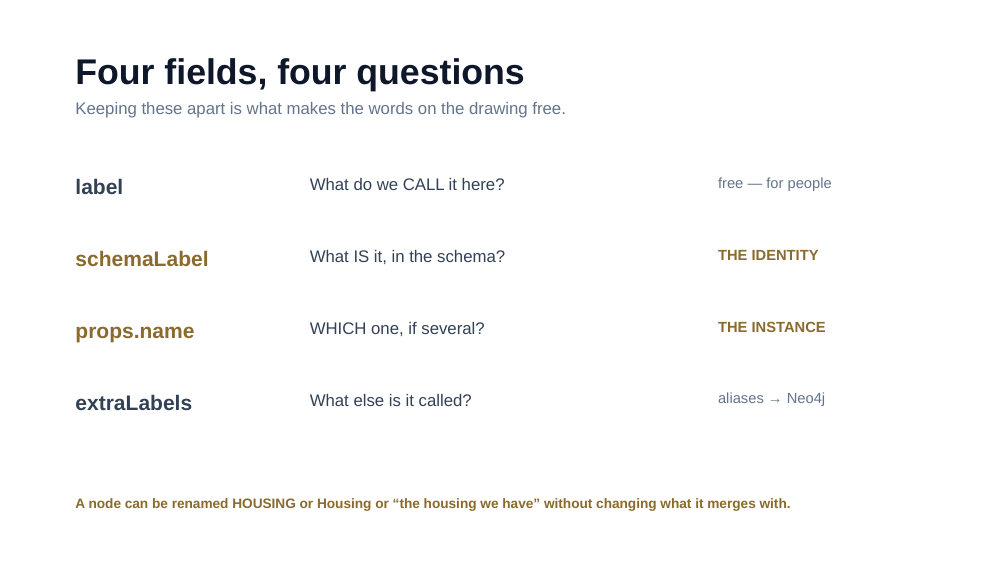
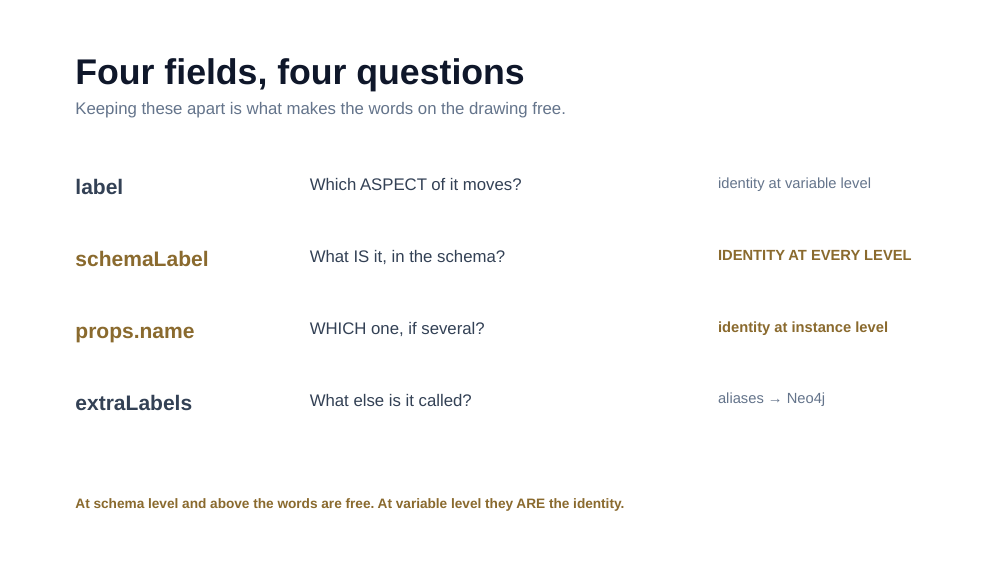
Before and after one commit to marpie1/rcn, a slide deck: slide 5 of tools/rcn-graph-composer-intro.pptx. Drawn at 1008x567 pixels with LibreOffice and Linux fonts; fonts in the diff are those of the drawing. Boxes give left, top, right and bottom in pixels: in the first picture for what was removed or moved away, otherwise in the second. Text is boxed around its words. In the diff, an @@ line names an element or a change of style, - is before the commit and + after.

```diff
--- a/tools/rcn-graph-composer-intro.pptx
+++ b/tools/rcn-graph-composer-intro.pptx
@@ text at [310,178,522,190]: text changed @@
-What do we CALL it here?
+Which ASPECT of it moves?
@@ text at [718,177,871,191]: text changed @@
-free — for people
+identity at variable level
@@ text at [718,250,911,260]: text changed @@
-THE IDENTITY
+IDENTITY AT EVERY LEVEL
@@ text at [718,321,888,335]: text changed @@
-THE INSTANCE
+identity at instance level
@@ text at [75,498,624,511]: text changed @@
-A node can be renamed HOUSING or Housing or “the housing we have” without changing what it merges with.
+At schema level and above the words are free. At variable level they ARE the identity.
```
Also in this commit, not shown: 2 other slides changed, 2 slides added, 3 other files.
